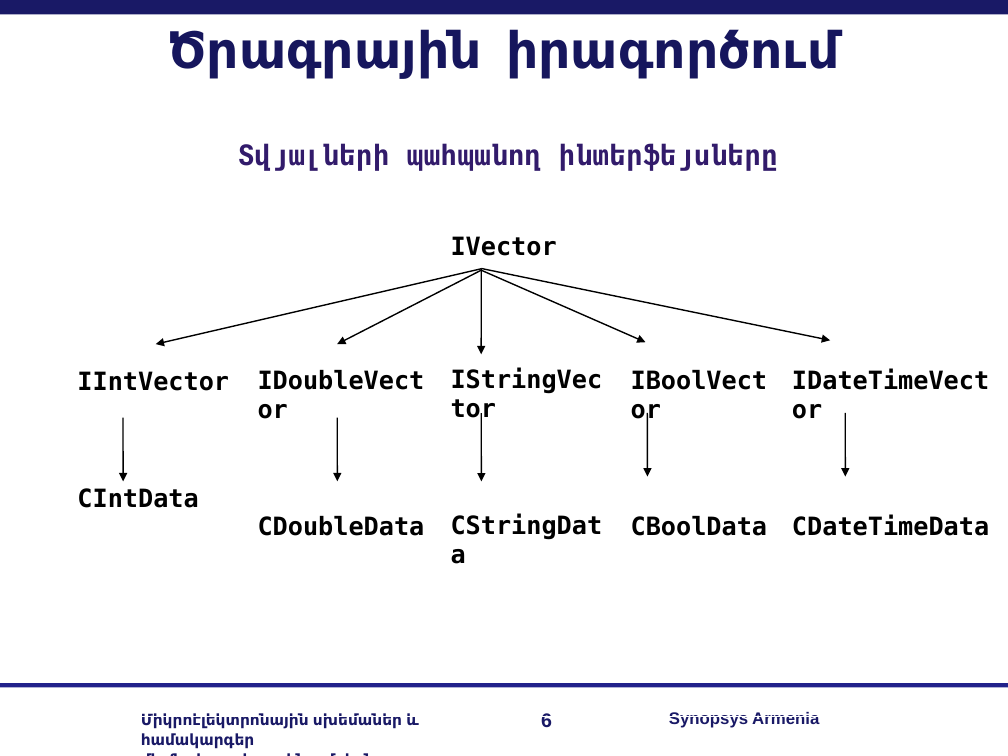
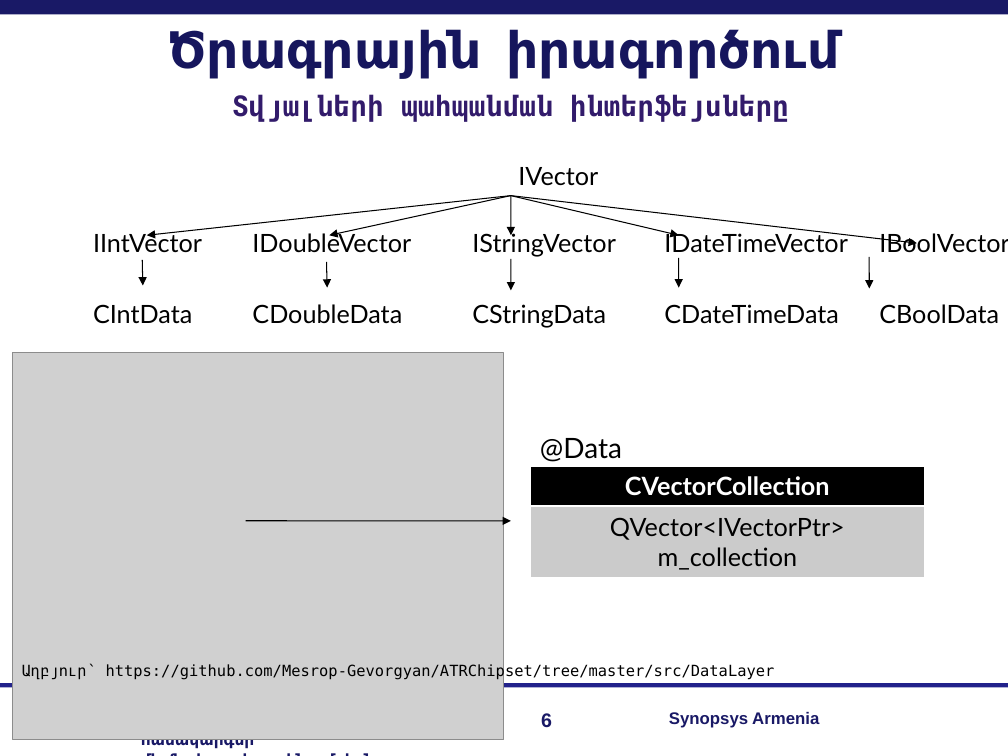
Before and after one commit to RazKarapetyan/Diploma_Final_Files, a slide deck: slide 6 of My Diploma/slides.ppt. Drawn at 1008x756 pixels with LibreOffice and Linux fonts; fonts in the diff are those of the drawing; grey boxes stand for pictures; background and template pictures are left out. Boxes give left, top, right and bottom in pixels: in the first picture for what was removed or moved away, otherwise in the second. Text is boxed around its words. In the diff, an @@ line names an element or a change of style, - is before the commit and + after.

```diff
--- a/My Diploma/slides.ppt
+++ b/My Diploma/slides.ppt
@@ text at <box>232,94,789,122</box>: text changed @@
-Տվյալների պահպանող ինտերֆեյսները
+Տվյալների պահպանման ինտերֆեյսները
@@ table at <box>83,156,1008,336</box> @@
-row 2: IIntVector / CIntData | IDoubleVector / CDoubleData | IStringVector / CStringData | IBoolVector / CBoolData | IDateTimeVector / CDateTimeData
+row 2: IIntVector | IDoubleVector | IStringVector | IDateTimeVector | IBoolVector
-row 3:  |  |  |  | 
+row 3: CIntData | CDoubleData | CStringData | CDateTimeData | CBoolData
@@ fill none to #FFFFFF in 6 cells @@
@@ fill #FFFFFF at 20% opacity to #FFFFFF in row 2 @@
@@ font DejaVu Sans Mono to Lato, bold off in "IVector" @@
@@ alignment left to centre @@
@@ borders changed @@
@@ table: place and size @@
-table at <box>68,227,1002,686</box>
+table at <box>83,156,1008,336</box>
@@ arrow added from (511, 196) to (147, 235), #000000 0.74 pt @@
@@ arrow added from (511, 196) to (330, 235), #000000 0.74 pt @@
@@ arrow added from (511, 196) to (511, 235), #000000 0.74 pt @@
@@ arrow added from (511, 196) to (917, 243), #000000 0.74 pt @@
@@ arrow added from (511, 196) to (678, 235), #000000 0.74 pt @@
@@ arrow added from (142, 260) to (143, 285), #000000 0.74 pt @@
@@ arrow removed from (481, 269) to (155, 344) @@
@@ arrow added from (327, 262) to (328, 287), #000000 0.74 pt @@
@@ arrow removed from (481, 268) to (481, 354) @@
@@ arrow removed from (481, 268) to (831, 341) @@
@@ arrow added from (511, 259) to (511, 290), #000000 0.74 pt @@
@@ arrow added from (678, 258) to (678, 287), #000000 0.74 pt @@
@@ arrow added from (869, 257) to (869, 288), #000000 0.74 pt @@
@@ arrow removed from (481, 270) to (337, 344) @@
@@ arrow removed from (481, 270) to (645, 342) @@
@@ picture added at <box>13,353,504,740</box> @@
@@ arrow removed from (123, 417) to (123, 481) @@
@@ arrow removed from (338, 417) to (338, 481) @@
@@ arrow removed from (481, 413) to (482, 482) @@
@@ arrow removed from (647, 413) to (647, 477) @@
@@ arrow removed from (846, 413) to (846, 477) @@
@@ text added at <box>540,438,622,462</box>, 20 pt, text #000000 @@
+@Data
@@ table added at <box>530,466,924,574</box>, 2 rows, 1 columns @@
+CVectorCollection
+QVector<IVectorPtr> m_collection
@@ arrow added from (246, 521) to (511, 521), #000000 0.74 pt @@
@@ text added at <box>22,663,775,680</box>, 11 pt, text #000000 @@
+Աղբյուր՝ https://github.com/Mesrop-Gevorgyan/ATRChipset/tree/master/src/DataLayer
```
Also in this commit, not shown: 6 other slides changed, 1 slide added.
